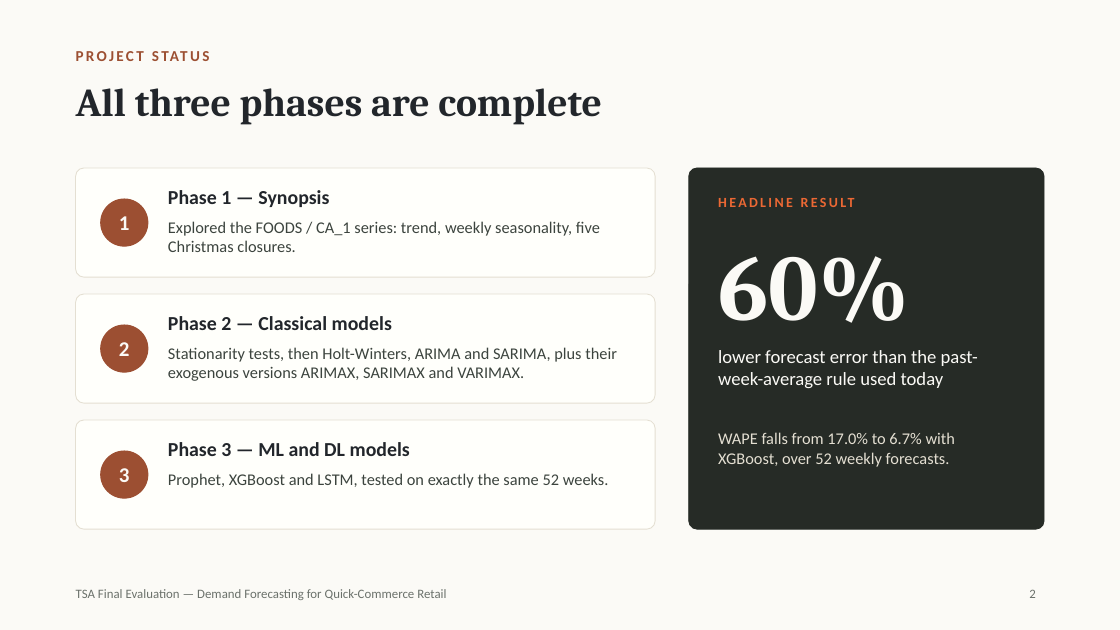
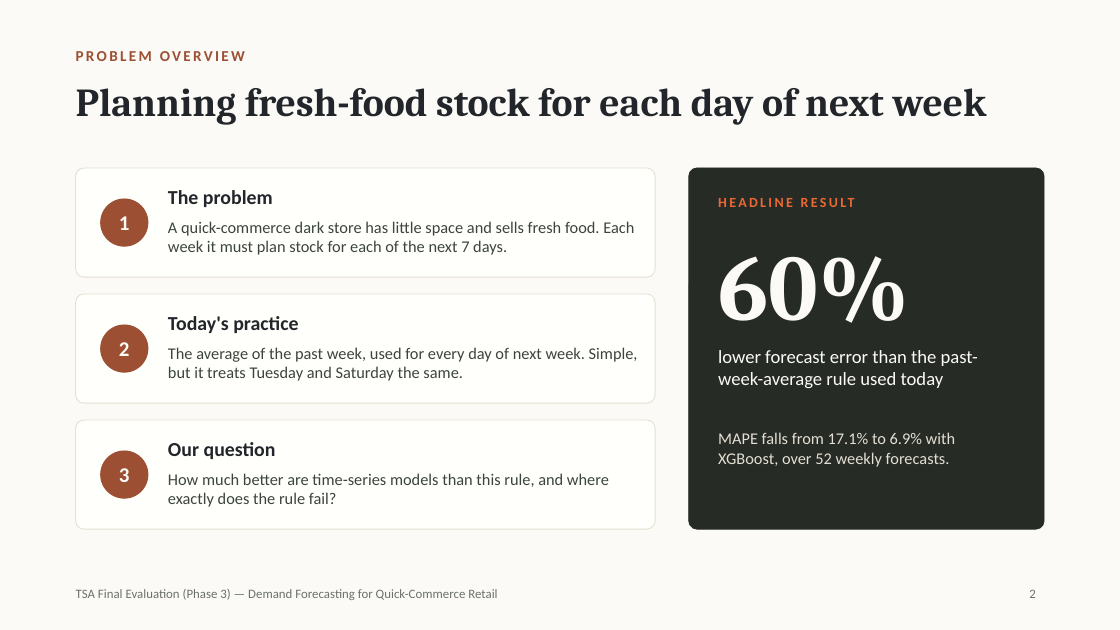
Before and after one commit to anshulmittall/quickcommerce-demand-forecast, a slide deck: slide 2 of slides/Demand Forecasting for Quick-Commerce Retail — TSA Final Presentation.pptx. Drawn at 1120x630 pixels with LibreOffice and Linux fonts; fonts in the diff are those of the drawing. Boxes give left, top, right and bottom in pixels: in the first picture for what was removed or moved away, otherwise in the second. Text is boxed around its words. In the diff, an @@ line names an element or a change of style, - is before the commit and + after.

Commit message:
Phase 3 final submission: tuning, MAPE and IEEE report
- Tune Prophet, XGBoost and LSTM on a validation year before the test year
- Report RMSE, MAE and MAPE for every method (MAPE skips the zero-sales day)
- Add one-column figures for the report (08_report_figures.py)
- Final report rewritten in IEEE two-column format, final slides updated

```diff
--- a/slides/Demand Forecasting for Quick-Commerce Retail — TSA Final Presentation.pptx
+++ b/slides/Demand Forecasting for Quick-Commerce Retail — TSA Final Presentation.pptx
@@ text at (x1=76, y1=51, x2=245, y2=61): text changed @@
-PROJECT STATUS
+PROBLEM OVERVIEW
@@ title at (x1=76, y1=88, x2=987, y2=125): text changed @@
-All three phases are complete
+Planning fresh-food stock for each day of next week
@@ text at (x1=168, y1=190, x2=273, y2=207): text changed @@
-Phase 1 — Synopsis
+The problem
@@ text at (x1=168, y1=221, x2=634, y2=255): text changed @@
-Explored the FOODS / CA_1 series: trend, weekly seasonality, five Christmas closures.
+A quick-commerce dark store has little space and sells fresh food. Each week it must plan stock for each of the next 7 days.
@@ text at (x1=168, y1=316, x2=298, y2=333): text changed @@
-Phase 2 — Classical models
+Today's practice
@@ text at (x1=168, y1=347, x2=638, y2=381): text changed @@
-Stationarity tests, then Holt-Winters, ARIMA and SARIMA, plus their exogenous versions ARIMAX, SARIMAX and VARIMAX.
+The average of the past week, used for every day of next week. Simple, but it treats Tuesday and Saturday the same.
@@ text at (x1=168, y1=442, x2=276, y2=459): text changed @@
-Phase 3 — ML and DL models
+Our question
@@ text at (x1=718, y1=432, x2=956, y2=467): text changed @@
-WAPE falls from 17.0% to 6.7% with XGBoost, over 52 weekly forecasts.
+MAPE falls from 17.1% to 6.9% with XGBoost, over 52 weekly forecasts.
@@ text at (x1=168, y1=473, x2=609, y2=507): text changed @@
-Prophet, XGBoost and LSTM, tested on exactly the same 52 weeks.
+How much better are time-series models than this rule, and where exactly does the rule fail?
@@ text at (x1=76, y1=589, x2=497, y2=600): text changed @@
-TSA Final Evaluation — Demand Forecasting for Quick-Commerce Retail
+TSA Final Evaluation (Phase 3) — Demand Forecasting for Quick-Commerce Retail
```
Also in this commit, not shown: 14 other slides changed, 2 slides added, 1 slide removed, 16 other files.
